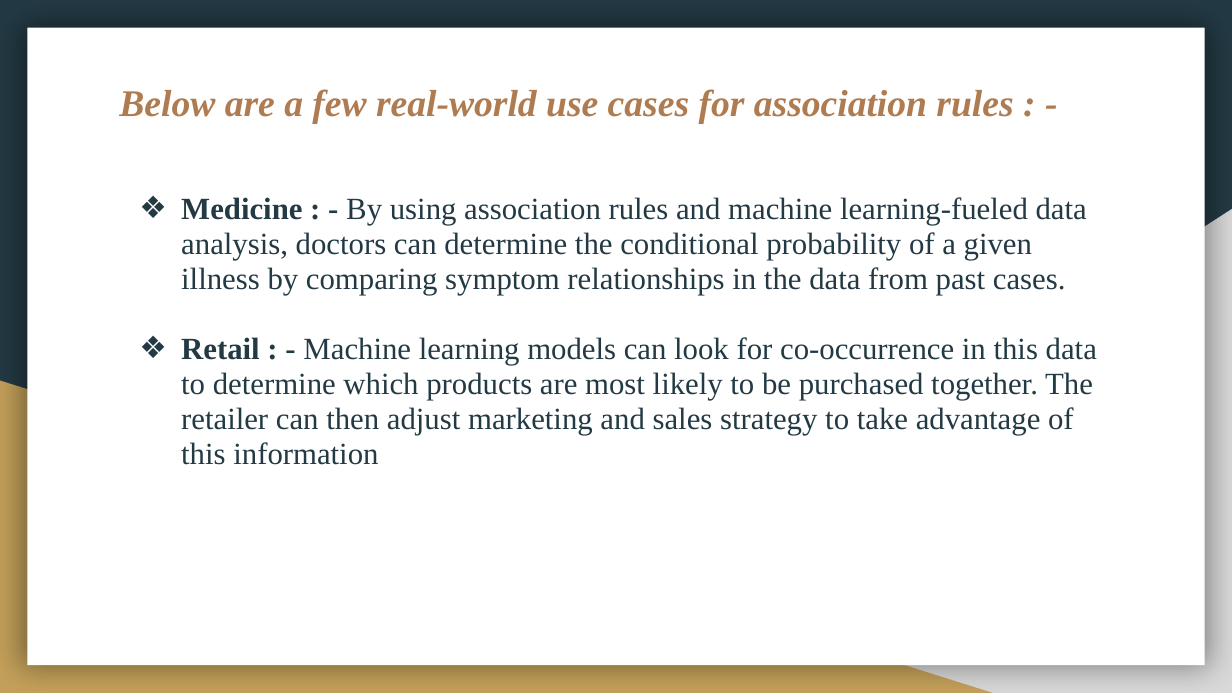
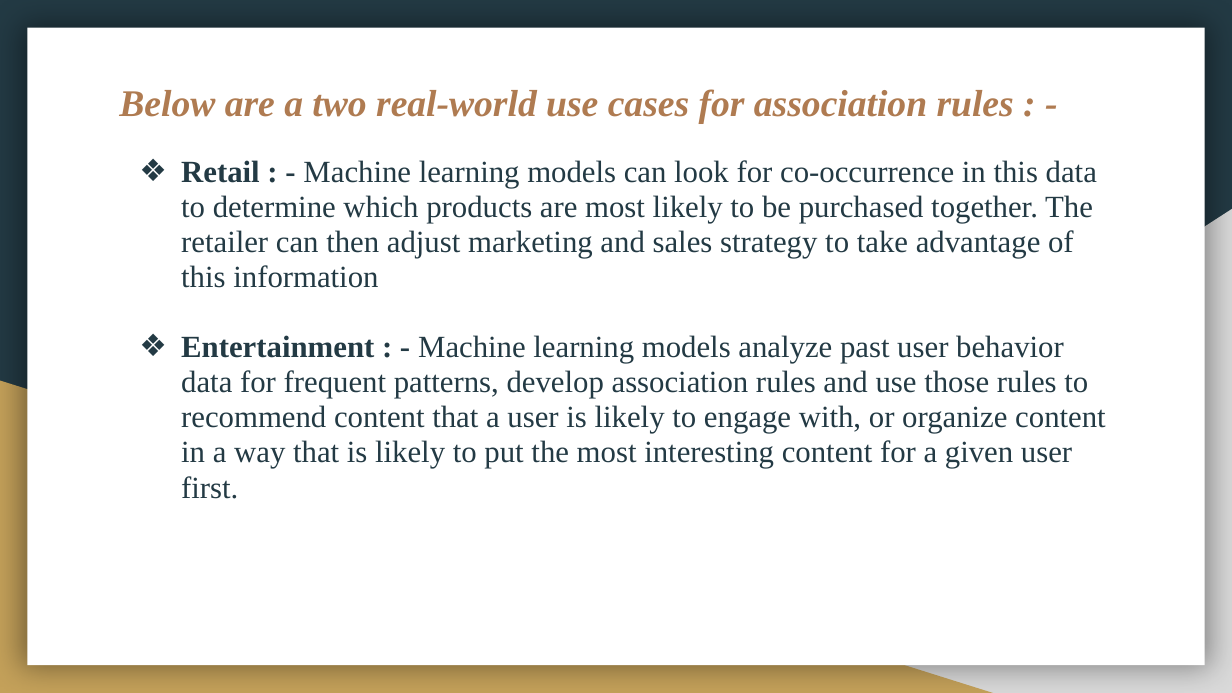
Before and after one commit to 2000nilratan/Implementation-of-Association-Rule-Mining, a slide deck: slide 9 of PPT on Implementation of Association Rule Mining.pptx (slide 10 before the commit). Drawn at 1232x693 pixels with LibreOffice and Linux fonts; fonts in the diff are those of the drawing. Boxes give left, top, right and bottom in pixels: in the first picture for what was removed or moved away, otherwise in the second. Text is boxed around its words. In the diff, an @@ line names an element or a change of style, - is before the commit and + after.

```diff
--- a/PPT on Implementation of Association Rule Mining.pptx
+++ b/PPT on Implementation of Association Rule Mining.pptx
@@ text in rectangle at bbox=[119, 89, 1014, 124]: text changed @@
-Below are a few real-world use cases for association rules : -
+Below are a two real-world use cases for association rules : -
@@ text at bbox=[181, 197, 1087, 295]: paragraph removed @@
-❖ Medicine : - By using association rules and machine learning-fueled data analysis, doctors can determine the conditional probability of a given illness by comparing symptom relationships in the data from past cases.
@@ text at bbox=[181, 335, 1106, 499]: paragraph added @@
+❖ Entertainment : - Machine learning models analyze past user behavior data for frequent patterns, develop association rules and use those rules to recommend content that a user is likely to engage with, or organize content in a way that is likely to put the most interesting content for a given user first.
```
Also in this commit, not shown: 4 other slides changed, 6 slides added, 4 slides removed, 1 other file.
